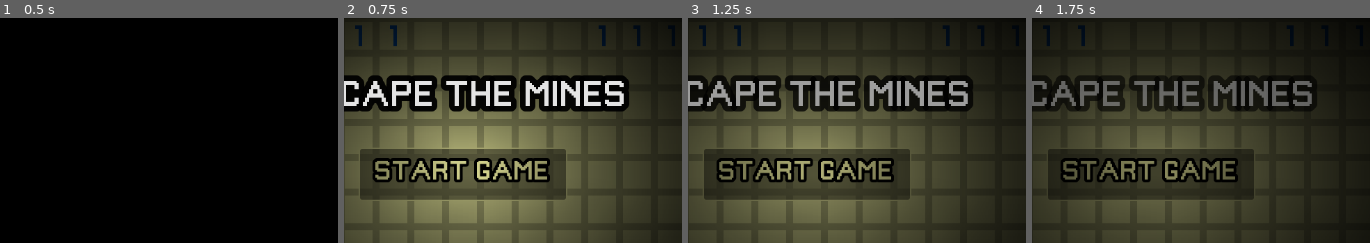
Above: before the commit, frames 1-4 (left to right).
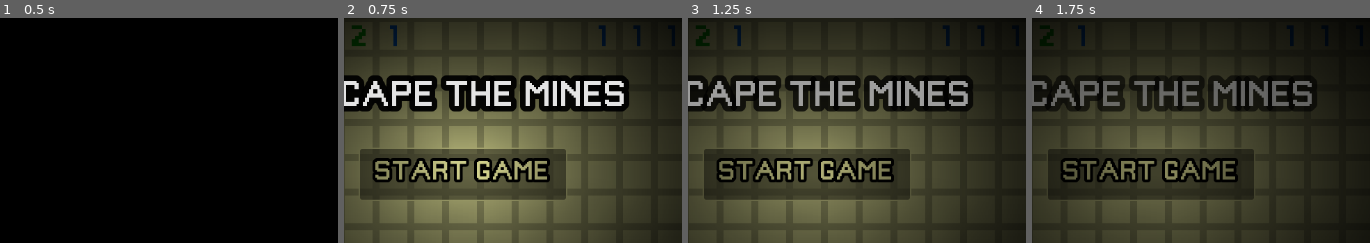
Above: after the commit, the same moments.

Repository: Archaversine/minesweeper2
Game: Godot game, scene res://main_menu.tscn
The game is run twice, just before and just after one commit, with the same random seed, the same clock (stepped at 60 frames per second) and the same inputs. Sound files missing from this copy of the repository are replaced by a short silence.
Inputs:
- Up to frame 1 (0.5 s): no input
- Up to frame 2 (0.75 s): click "START GAME" at 0.5 s
- Up to frame 3 (1.25 s): no input
- Up to frame 4 (1.75 s): click "START GAME" at 1.25 s
The pictures show only the part of the screen within x 32-82%, y 15-65%; the shares and areas given below are measured in that part.

Frame 1 is identical in both runs. In frame 2, 0.2% of the frame differs, in the area x 2-7%, y 3-13%; in frame 3, 0.2%; in frame 4, 0.1%.

Commit message:
Added sound effects

Diff:
--- a/beacon_light.gd
+++ b/beacon_light.gd
@@ -5,6 +5,10 @@
 # Called when the node enters the scene tree for the first time.
 func _ready():
 	color.a = 0
+
+func destroy():
+	die = true
+	$AudioStreamPlayer2D.stop()
 
 # Called every frame. 'delta' is the elapsed time since the previous frame.
 func _process(delta):
--- a/beacon_light.tscn
+++ b/beacon_light.tscn
@@ -1,9 +1,15 @@
-[gd_scene load_steps=3 format=3 uid="uid://iwa4hurv8fyr"]
+[gd_scene load_steps=4 format=3 uid="uid://iwa4hurv8fyr"]
 
 [ext_resource type="Texture2D" uid="uid://g8navar7ncs" path="res://beacon.png" id="1_qo087"]
 [ext_resource type="Script" path="res://beacon_light.gd" id="2_s8lx3"]
+[ext_resource type="AudioStream" uid="uid://cjfmh6oir71jw" path="res://BeaconHum.mp3" id="3_i45l7"]
 
 [node name="BeaconLight" type="PointLight2D"]
 scale = Vector2(15, 15)
 texture = ExtResource("1_qo087")
 script = ExtResource("2_s8lx3")
+
+[node name="AudioStreamPlayer2D" type="AudioStreamPlayer2D" parent="."]
+stream = ExtResource("3_i45l7")
+autoplay = true
+max_distance = 500.0
--- a/explosion.tscn
+++ b/explosion.tscn
@@ -1,12 +1,14 @@
-[gd_scene load_steps=7 format=3 uid="uid://bvoohmy3prls2"]
+[gd_scene load_steps=9 format=3 uid="uid://bvoohmy3prls2"]
 
 [ext_resource type="Texture2D" uid="uid://e5ghtu88bbgp" path="res://explosion.png" id="1_d0jm8"]
 [ext_resource type="Script" path="res://explosionNode.gd" id="1_sprt1"]
 [ext_resource type="Texture2D" uid="uid://dkv75ojr8r7ec" path="res://explosion-light.png" id="3_pjj5m"]
+[ext_resource type="AudioStream" uid="uid://dfpveerim8yf7" path="res://Explosion.mp3" id="4_gb11n"]
+[ext_resource type="AudioStream" uid="uid://8idk5mmnyq6c" path="res://RockFall.mp3" id="5_fpfjm"]
 
 [sub_resource type="Animation" id="Animation_p66ax"]
 resource_name = "explode"
-length = 1.5
+length = 8.0
 tracks/0/type = "value"
 tracks/0/imported = false
 tracks/0/enabled = true
@@ -97,5 +99,13 @@
 [node name="PointLight2D" type="PointLight2D" parent="."]
 texture = ExtResource("3_pjj5m")
 
+[node name="AudioStreamPlayer2D" type="AudioStreamPlayer2D" parent="."]
+stream = ExtResource("4_gb11n")
+autoplay = true
+
+[node name="AudioStreamPlayer2D2" type="AudioStreamPlayer2D" parent="."]
+stream = ExtResource("5_fpfjm")
+autoplay = true
+
 [connection signal="animation_finished" from="ExplosionPlayer" to="." method="_on_explosion_player_animation_finished"]
 [connection signal="body_entered" from="Area2D" to="." method="_on_area_2d_body_entered"]
--- a/game_over.tscn
+++ b/game_over.tscn
@@ -1,9 +1,10 @@
-[gd_scene load_steps=7 format=3 uid="uid://xipma7l1x3se"]
+[gd_scene load_steps=8 format=3 uid="uid://xipma7l1x3se"]
 
 [ext_resource type="Script" path="res://game_over.gd" id="1_q6t84"]
 [ext_resource type="FontFile" uid="uid://duvy0j0dljx28" path="res://font.ttf" id="1_s5r6t"]
 [ext_resource type="PackedScene" uid="uid://8vetmq48o32n" path="res://tile_map.tscn" id="2_kyn86"]
 [ext_resource type="Texture2D" uid="uid://cmjg8wa2645xw" path="res://light.png" id="4_i1shj"]
+[ext_resource type="AudioStream" uid="uid://btyj1o3pqakes" path="res://Alarm.mp3" id="5_sa7pi"]
 
 [sub_resource type="Animation" id="Animation_n7i7l"]
 resource_name = "fade_in"
@@ -43,6 +44,18 @@
 "transitions": PackedFloat32Array(1, 1, 1, 1),
 "update": 0,
 "values": [Color(1, 0, 0, 0), Color(1, 0, 0, 0.670588), Color(1, 0, 0, 0.670588), Color(1, 0, 0, 0)]
+}
+tracks/3/type = "value"
+tracks/3/imported = false
+tracks/3/enabled = true
+tracks/3/path = NodePath("AudioStreamPlayer:volume_db")
+tracks/3/interp = 1
+tracks/3/loop_wrap = true
+tracks/3/keys = {
+"times": PackedFloat32Array(0, 12, 15, 18),
+"transitions": PackedFloat32Array(1, 1, 1, 1),
+"update": 0,
+"values": [-15.0, 0.0, 0.0, -15.0]
 }
 
 [sub_resource type="AnimationLibrary" id="AnimationLibrary_hudmx"]
@@ -149,4 +162,9 @@
 grow_vertical = 2
 color = Color(0, 0, 0, 1)
 
+[node name="AudioStreamPlayer" type="AudioStreamPlayer" parent="."]
+stream = ExtResource("5_sa7pi")
+volume_db = -80.0
+autoplay = true
+
 [connection signal="animation_finished" from="AnimationPlayer" to="." method="_on_animation_player_animation_finished"]
--- a/level.gd
+++ b/level.gd
@@ -49,7 +49,7 @@
 
 func _on_mine_tiles_explosion():
 	player.add_cam_trauma(1)
-	mine_tiles.refill_tiles(mine_tiles, 50 * 6) # roughly 6 tiles
+	mine_tiles.refill_tiles(player, 50 * 3) # roughly 3 tiles
 
 func player_touching_exit():
 	return mine_tiles.is_exit_pos(player.global_position)
@@ -57,3 +57,6 @@
 func _on_animation_player_animation_finished(anim_name):
 	if anim_name == "fade_out_win":
 		get_tree().change_scene_to_file("res://win_screen.tscn")
+
+func _on_background_music_finished():
+	$BackgroundMusic.play()
--- a/level.tscn
+++ b/level.tscn
@@ -1,8 +1,9 @@
-[gd_scene load_steps=6 format=3 uid="uid://c5uvi3223etk0"]
+[gd_scene load_steps=7 format=3 uid="uid://c5uvi3223etk0"]
 
 [ext_resource type="PackedScene" uid="uid://8vetmq48o32n" path="res://tile_map.tscn" id="1_dm3v0"]
 [ext_resource type="Script" path="res://level.gd" id="1_hpro8"]
 [ext_resource type="PackedScene" uid="uid://w5u6idihkwxn" path="res://player.tscn" id="2_bfqlt"]
+[ext_resource type="AudioStream" uid="uid://dsxvhoq5rewxu" path="res://OminousNightMaster.mp3" id="4_66k67"]
 
 [sub_resource type="Animation" id="Animation_nndmp"]
 resource_name = "fade_out_win"
@@ -42,7 +43,6 @@
 
 [node name="MineTiles" parent="." instance=ExtResource("1_dm3v0")]
 rendering_quadrant_size = 10
-beacon_chance = 0.025
 refill_chance = 0.35
 
 [node name="Player" parent="." instance=ExtResource("2_bfqlt")]
@@ -61,13 +61,16 @@
 grow_vertical = 2
 color = Color(1, 1, 1, 0)
 
-[node name="Timer" type="Timer" parent="."]
-
 [node name="AnimationPlayer" type="AnimationPlayer" parent="."]
 libraries = {
 "": SubResource("AnimationLibrary_71q34")
 }
 
+[node name="BackgroundMusic" type="AudioStreamPlayer" parent="."]
+stream = ExtResource("4_66k67")
+autoplay = true
+
 [connection signal="explosion" from="MineTiles" to="." method="_on_mine_tiles_explosion"]
 [connection signal="player_die" from="Player" to="." method="_on_player_player_die"]
 [connection signal="animation_finished" from="AnimationPlayer" to="." method="_on_animation_player_animation_finished"]
+[connection signal="finished" from="BackgroundMusic" to="." method="_on_background_music_finished"]
--- a/main_menu.tscn
+++ b/main_menu.tscn
@@ -1,9 +1,10 @@
-[gd_scene load_steps=9 format=3 uid="uid://cn3kpg8b8h378"]
+[gd_scene load_steps=10 format=3 uid="uid://cn3kpg8b8h378"]
 
 [ext_resource type="PackedScene" uid="uid://8vetmq48o32n" path="res://tile_map.tscn" id="1_4wrx2"]
 [ext_resource type="Texture2D" uid="uid://cmjg8wa2645xw" path="res://light.png" id="1_lynwf"]
 [ext_resource type="Script" path="res://main_menu.gd" id="1_olel8"]
 [ext_resource type="FontFile" uid="uid://duvy0j0dljx28" path="res://font.ttf" id="2_4fkpm"]
+[ext_resource type="AudioStream" uid="uid://btk5uiafh4nvi" path="res://OminousStillness.mp3" id="5_ikjje"]
 
 [sub_resource type="StyleBoxFlat" id="StyleBoxFlat_8ev6p"]
 bg_color = Color(0.403922, 0.403922, 0.403922, 1)
@@ -70,6 +71,18 @@
 "update": 0,
 "values": [Color(1, 1, 0.670588, 1), Color(1, 1, 0.670588, 0)]
 }
+tracks/2/type = "value"
+tracks/2/imported = false
+tracks/2/enabled = true
+tracks/2/path = NodePath("BackgroundMusic:volume_db")
+tracks/2/interp = 1
+tracks/2/loop_wrap = true
+tracks/2/keys = {
+"times": PackedFloat32Array(0, 4.5),
+"transitions": PackedFloat32Array(1, 1),
+"update": 0,
+"values": [0.0, -80.0]
+}
 
 [sub_resource type="AnimationLibrary" id="AnimationLibrary_q0y4k"]
 _data = {
@@ -99,7 +112,7 @@
 texture = ExtResource("1_lynwf")
 
 [node name="TileMap" parent="CanvasLayer" instance=ExtResource("1_4wrx2")]
-layer_0/tile_data = PackedInt32Array(0, 0, 0, 1, 0, 0, 2, 0, …(1812 unchanged characters)… 786439, 0, 0, 65544, 720896, 0, 131080, 196608, 0, 196616, 65536, 0, 262152, 65536, 0, …(3080 unchanged characters)…
+layer_0/tile_data = PackedInt32Array(0, 0, 0, 1, 0, 0, 2, 0, …(1812 unchanged characters)… 786439, 0, 0, 65544, 720896, 0, 131080, 262144, 0, 196616, 65536, 0, 262152, 65536, 0, …(3080 unchanged characters)…
 generate = false
 
 [node name="Button" type="Button" parent="CanvasLayer"]
@@ -147,5 +160,9 @@
 "": SubResource("AnimationLibrary_q0y4k")
 }
 
+[node name="BackgroundMusic" type="AudioStreamPlayer" parent="."]
+stream = ExtResource("5_ikjje")
+autoplay = true
+
 [connection signal="pressed" from="CanvasLayer/Button" to="." method="_on_button_pressed"]
 [connection signal="animation_finished" from="AnimationPlayer" to="." method="_on_animation_player_animation_finished"]
--- a/tile_map.gd
+++ b/tile_map.gd
@@ -12,7 +12,7 @@
 @export var light_mine_chance = 0.27
 @export var dark_mine_chance = 0.2
 
-@export var beacon_chance = 0.05
+@export var beacon_chance = 0.025
 @export var refill_chance = 0.2
 @export var enemy_chance = 0.2
 
@@ -91,12 +91,18 @@
 	if !get_cell_tile_data(0, tile).get_custom_data("mineable"):
 		return
 
+	if not $MiningSound.playing:
+		$MiningSound.play()
+		$StopMiningSound.start()
+	else:
+		$StopMiningSound.set_meta('refires', $StopMiningSound.get_meta("refires") + 1)
+
 	var particles = load("res://tile_break_particles.tscn").instantiate()
 	particles.global_position = to_global(map_to_local(tile))
 	get_parent().add_child(particles)
 
 	if beacons.has(tile):
-		beacons[tile].die = true
+		beacons[tile].destroy()
 		beacons.erase(tile)
 
 	if mines.has(tile):
@@ -207,7 +213,7 @@
 				set_cell(0, tile, 0, Vector2i(0, 0), 0)
 
 			if beacons.has(tile):
-				beacons[tile].die = true
+				beacons[tile].destroy()
 				beacons.erase(tile)
 		#elif randf() <= enemy_chance:
 			#var enemy = load("res://enemy.tscn").instantiate()
@@ -220,3 +226,15 @@
 
 func is_exit_pos(pos):
 	return get_cell_atlas_coords(0, local_to_map(to_local(pos))) == Vector2i(1, 4)
+
+func _on_stop_mining_sound_timeout():
+	var refires = $StopMiningSound.get_meta("refires")
+
+	if refires > 0:
+		$StopMiningSound.set_meta("refires", refires - 1)
+		$StopMiningSound.start()
+		return
+
+	var pos = $MiningSound.get_playback_position()
+	$MiningSound.stop()
+	$MiningSound.seek(pos)
--- a/tile_map.tscn
+++ b/tile_map.tscn
@@ -1,7 +1,8 @@
-[gd_scene load_steps=17 format=3 uid="uid://8vetmq48o32n"]
+[gd_scene load_steps=18 format=3 uid="uid://8vetmq48o32n"]
 
 [ext_resource type="Texture2D" uid="uid://di41vggwk0vv6" path="res://tiles.png" id="1_13goj"]
 [ext_resource type="Script" path="res://tile_map.gd" id="2_qwpvr"]
+[ext_resource type="AudioStream" uid="uid://1404bls0wuaw" path="res://Mining.mp3" id="3_nm3b4"]
 
 [sub_resource type="OccluderPolygon2D" id="OccluderPolygon2D_wu5ck"]
 polygon = PackedVector2Array(-5, -5, 5, -5, 5, 5, -5, 5)
@@ -253,3 +254,13 @@
 tile_set = SubResource("TileSet_xfh1m")
 format = 2
 script = ExtResource("2_qwpvr")
+
+[node name="MiningSound" type="AudioStreamPlayer" parent="."]
+stream = ExtResource("3_nm3b4")
+
+[node name="StopMiningSound" type="Timer" parent="."]
+wait_time = 0.25
+one_shot = true
+metadata/refires = 0
+
+[connection signal="timeout" from="StopMiningSound" to="." method="_on_stop_mining_sound_timeout"]
Not shown, added: Alarm.mp3.import
Not shown, added: BeaconHum.mp3.import
Not shown, added: Explosion.mp3.import
Not shown, added: Mining.mp3.import
Not shown, added: OminousNightMaster.mp3.import
Not shown, added: OminousStillness.mp3.import
Not shown, added: RockFall.mp3.import
Not shown, added: Alarm.mp3
Not shown, added: BeaconHum.mp3
Not shown, added: Explosion.mp3
Not shown, added: Mining.mp3
Not shown, added: OminousNightMaster.mp3
(and 2 more such lines)
